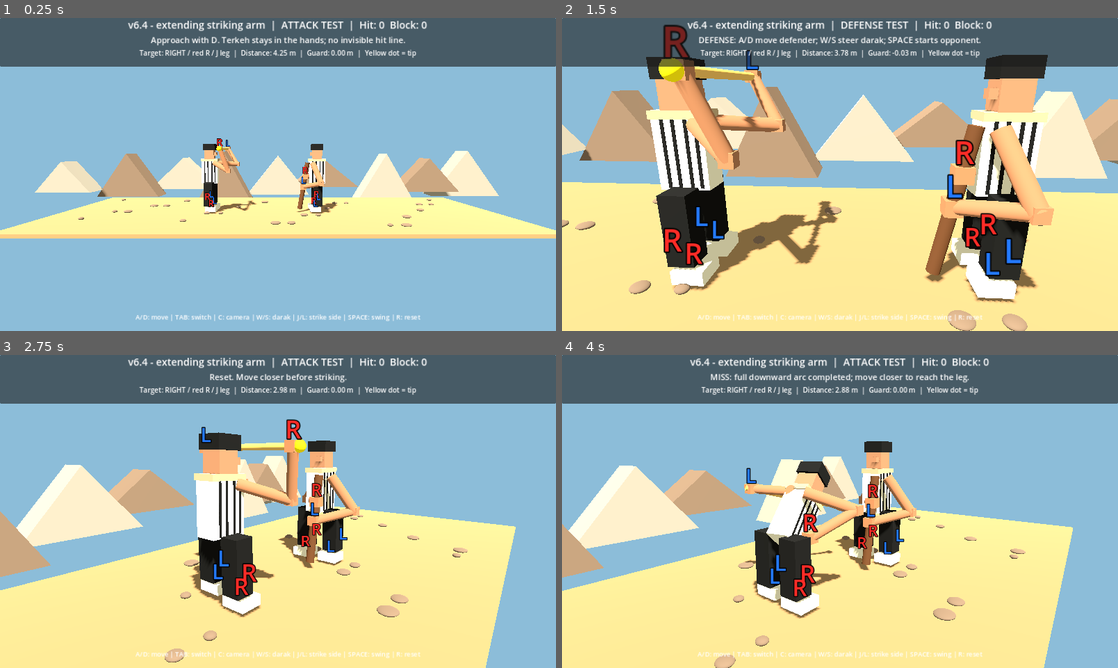
Above: before the commit, frames 1-4 (two rows, left to right).
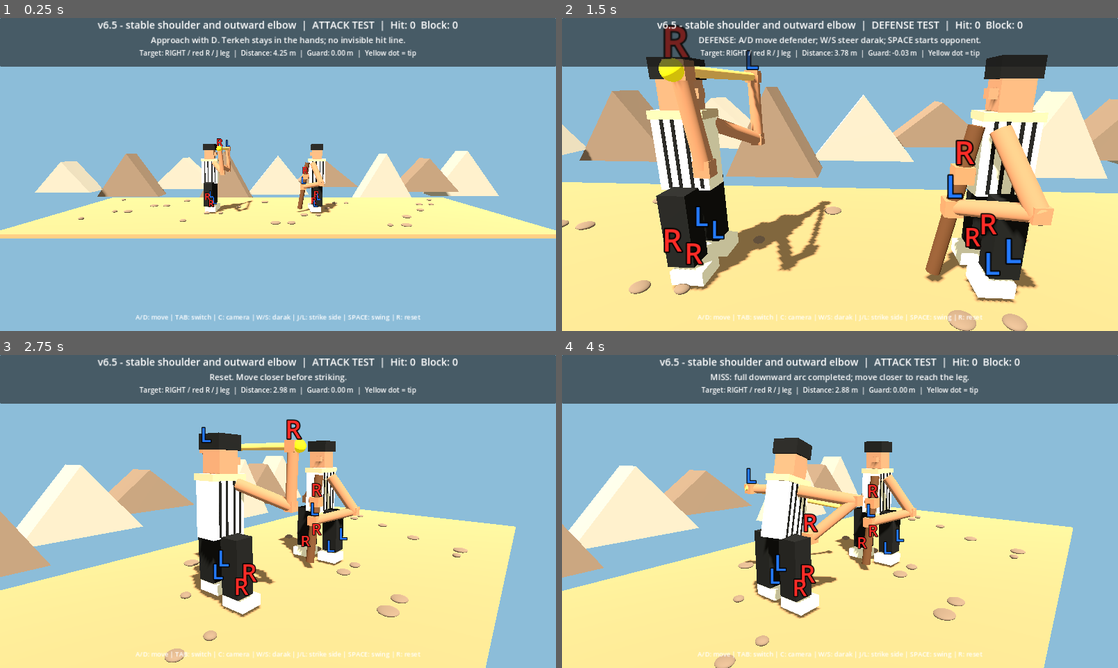
Above: after the commit, the same moments.

Repository: vahidainima-prog/tarke-darak-game
Game: Godot game, scene res://main.tscn
Two runs of this game, one before a commit and one after it. Both use one fixed random seed, a clock stepped at 60 frames per second and the inputs below.
Inputs:
- Up to frame 1 (0.25 s): no input
- Up to frame 2 (1.5 s): tap Enter at 0.5 s; hold D 0.53-1.28 s; tap C at 0.6 s; tap Space at 0.77 s; hold S from 1.28 s (still down); tap Tab at 1.35 s
- Up to frame 3 (2.75 s): tap Space at 1.52 s; release S at 2.03 s; hold D from 2.03 s (still down); tap R at 2.1 s
- Up to frame 4 (4 s): release D at 2.78 s; hold W 2.78-3.53 s; tap J at 2.85 s; tap Space at 3.02, 3.77 s; hold A from 3.53 s (still down); tap L at 3.6 s

The runs differ from the first frame. In frame 1, 1.2% of the frame differs, in the area x 17-83%, y 0-62%; in frame 2, 4.6%, in the area x 17-83%, y 0-81%; in frame 3, 1.6%; in frame 4, 4.0%.

Commit message:
Reduce extreme torso fold and guide driving elbow outside the body without changing strike endpoints

Diff:
--- a/tarke_darak_godot_v2/main.gd
+++ b/tarke_darak_godot_v2/main.gd
@@ -2,7 +2,7 @@
 
 # Godot 4.x — visual mechanics test. Side camera looks along -Z.
 # Feint depth: negative Z is BEHIND the attacker; positive Z is IN FRONT.
-const BUILD_LABEL := "v6.4 - extending striking arm"
+const BUILD_LABEL := "v6.5 - stable shoulder and outward elbow"
 const DEF_X := 1.55
 const MIN_X := -4.7
 const MAX_X := 0.35
@@ -432,7 +432,7 @@
 	var stride := minf(1.0, absf(motion) / 1.8)
 	var accent := sin(swing_pose * PI) if swing_pose > 0.0 else 0.0
 	var bend := smoothstep(0.02, 0.62, swing_pose) if facing > 0.0 else 0.0
-	var lean := 0.36 * bend
+	var lean := 0.12 * bend
 	for child in character.get_children():
 		if not child is Node3D:
 			continue
@@ -448,9 +448,9 @@
 			n.position.y = (0.12 if n.name.begins_with("Giveh") else 0.70) + 0.08 * stride * maxf(0.0, step)
 		elif n.name == "WaistJoint":
 			# One anatomical hinge carries clothing, head and shoulders together.
-			n.rotation.z = -facing * (0.05 * stride * sin(phase) + 0.88 * bend)
+			n.rotation.z = -facing * (0.05 * stride * sin(phase) + 0.30 * bend)
 			n.rotation.y = float(strike_side) * 0.28 * bend if facing > 0.0 else 0.0
-			n.position = Vector3(facing * 0.15 * bend, 1.14 - 0.18 * bend, 0.0)
+			n.position = Vector3(facing * 0.08 * bend, 1.14 - 0.05 * bend, 0.0)
 
 func update_visuals() -> void:
 	attacker.position.x = attack_x
@@ -463,7 +463,7 @@
 	animate_footwork(attacker, attack_step_phase, attack_x - last_attack_x, pose, 1.0)
 	animate_footwork(defender, defend_step_phase, defender_x - last_defender_x, 0.0, -1.0)
 	var bend_amount := smoothstep(0.02, 0.62, pose)
-	var shoulder_shift := Vector3(0.24 * bend_amount, -0.16 * bend_amount, 0.0)
+	var shoulder_shift := Vector3(0.10 * bend_amount, -0.12 * bend_amount, 0.0)
 	var ends := strike_ends(pose)
 	var a := ends[0]
 	var b := ends[1]
@@ -493,9 +493,9 @@
 	attack_hand_a.position = left_grip.lerp(left_rest, release_blend if strike_side < 0 else 0.0)
 	attack_hand_b.position = right_grip.lerp(right_rest, release_blend if strike_side > 0 else 0.0)
 	var strike_extension := smoothstep(0.30, 0.82, pose) * 0.94
-	var left_elbow_hint: Vector3 = Vector3(1.15, -0.18, -0.48) if strike_side > 0 else Vector3(0.78, -0.32, -0.75)
+	var left_elbow_hint: Vector3 = Vector3(0.65, -0.12, -1.30) if strike_side > 0 else Vector3(0.50, -0.25, -0.85)
 	place_two_bone_arm(attack_arm_a, attack_forearm_a, attack_elbow_a, Vector3(attack_x + 0.20, 1.92, -0.14) + shoulder_shift, attack_hand_a.position, left_elbow_hint, strike_extension if strike_side > 0 else 0.0)
-	var right_elbow_hint: Vector3 = Vector3(1.15, -0.18, 0.48) if strike_side < 0 else Vector3(0.78, -0.32, 0.75)
+	var right_elbow_hint: Vector3 = Vector3(0.65, -0.12, 1.30) if strike_side < 0 else Vector3(0.50, -0.25, 0.85)
 	place_two_bone_arm(attack_arm_b, attack_forearm_b, attack_elbow_b, Vector3(attack_x + 0.20, 1.92, 0.16) + shoulder_shift, attack_hand_b.position, right_elbow_hint, strike_extension if strike_side < 0 else 0.0)
 	var g := guard_ends()
 	place_rod(darak, g[0], g[1])
